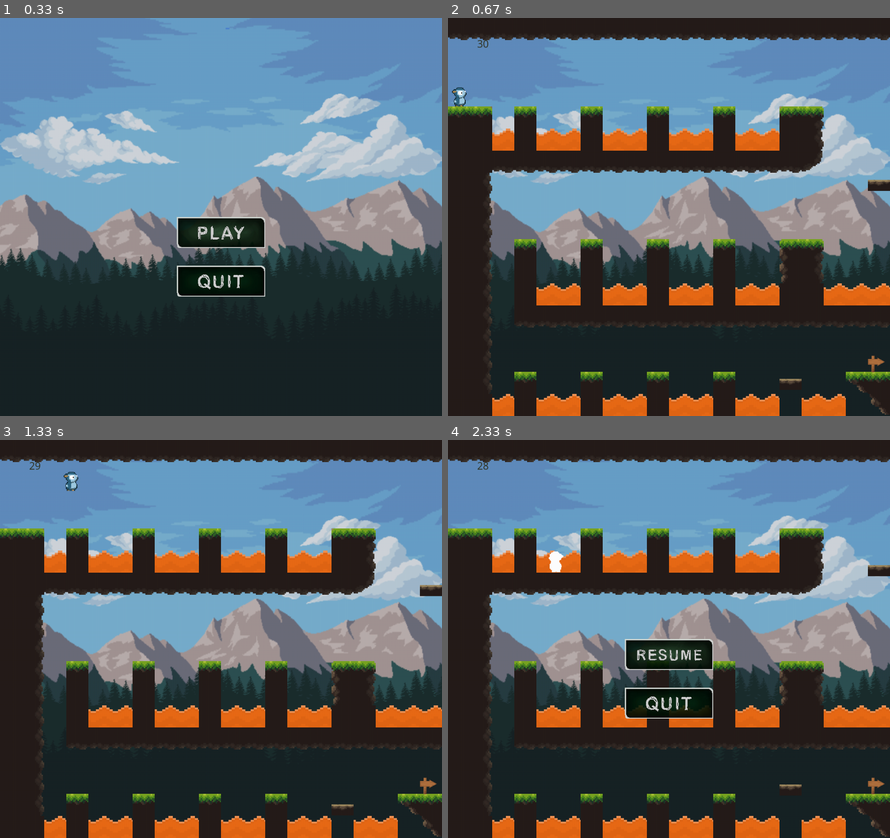
Above: before the commit, frames 1-4 (two rows, left to right).
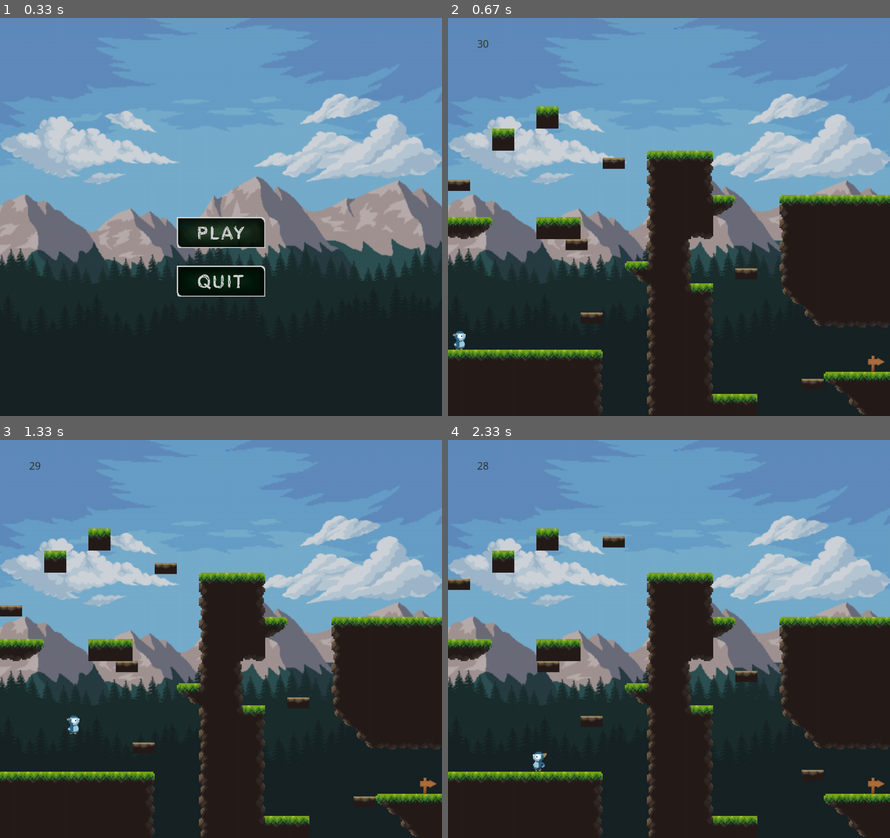
Above: after the commit, the same moments.

Repository: Blakley/Pygame-Platformer
Game: pygame game, started from scripts/main.py
Same seed, same stepped clock (60 frames per second), same inputs: the game is played once before the commit and once after it.
Inputs (mouse positions are in pixels of both pictures, inside the frame that each line leads up to):
- Up to frame 1 (0.33 s): no input
- Up to frame 2 (0.67 s): click (669, 232) at 0.38 s
- Up to frame 3 (1.33 s): hold D 0.67-1.13 s; move the mouse to (203, 654) at 0.7 s; hold W from 1.17 s (still down)
- Up to frame 4 (2.33 s): release W at 1.47 s; hold D 1.5-1.97 s; hold A from 2 s (still down)

Frame 1 is identical in both runs. In frame 2, 35% of the frame differs, in the area x 0-100%, y 0-100%; in frame 3, 35%; in frame 4, 37%.

Commit message:
Changed starting level

Diff:
--- a/scripts/main.py
+++ b/scripts/main.py
@@ -22,7 +22,7 @@
 in_menu = True
 game_finished = False
 game_over = 0 					# Game-Over flag
-current_level = 2				# level counter
+current_level = 0				# level counter
 max_levels = 3					# number of game levels (0 indexed)
 score_count = 0					# coin score count
 
